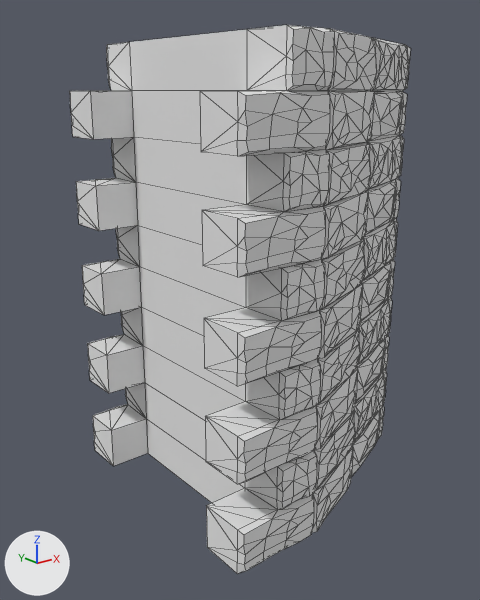
Two versions of the FBX model Assets/Models/corner.fbx, one commit apart.
One viewpoint serves both versions: a 50 mm camera at (-3.36, -4.5, 4.49) aimed at (1.71, 1.85, 1.95). The axes (+X, +Y, +Z) are drawn at lower left. The lights are the same throughout. Mesh edges are drawn as thin lines. Where no turn or scale is listed for an object, it has been applied to the vertices.

Names of what the first picture shows: 'Corner.001'.
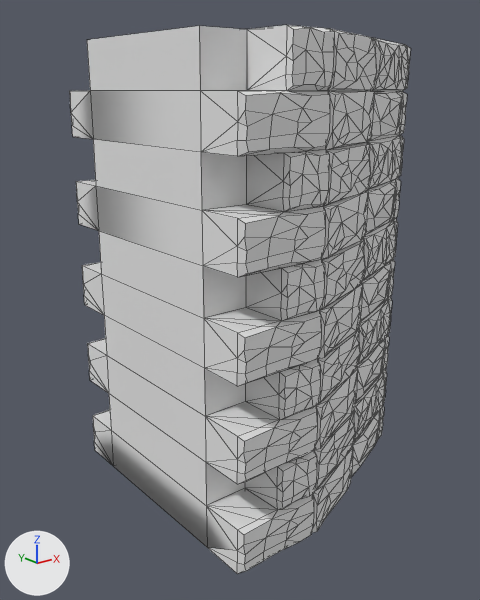
Where the newer file only moved an object's origin or applied its transform, the numbers keep the older frame.

Location of each change, (x1, y1, x2, y2) in pixels of the pictures (480 x 600 px):
part 1 of me_cube_039, built on
    before: (129, 29, 247, 503)
    after: (87, 26, 247, 547)

What the commit changed:
me_cube_039 is used by ob_corner_001; location (0.0, 0.0, 0.0).
me_cube_039 had 1817 vertices, 2430 faces and spanned x 0.0..4.21, y -0.34..3.83, z 0.0..5.0.
me_cube_039 now has 1819 vertices, 2450 faces and spans x 0.0..4.21, y -0.34..3.83, z 0.0..5.0.
Part 1, on me_cube_039:
15 faces are deleted.
2 vertices are added at (0.01, 0.24, 5.0), (0.01, 2.24, 5.0).
35 new faces join them.
